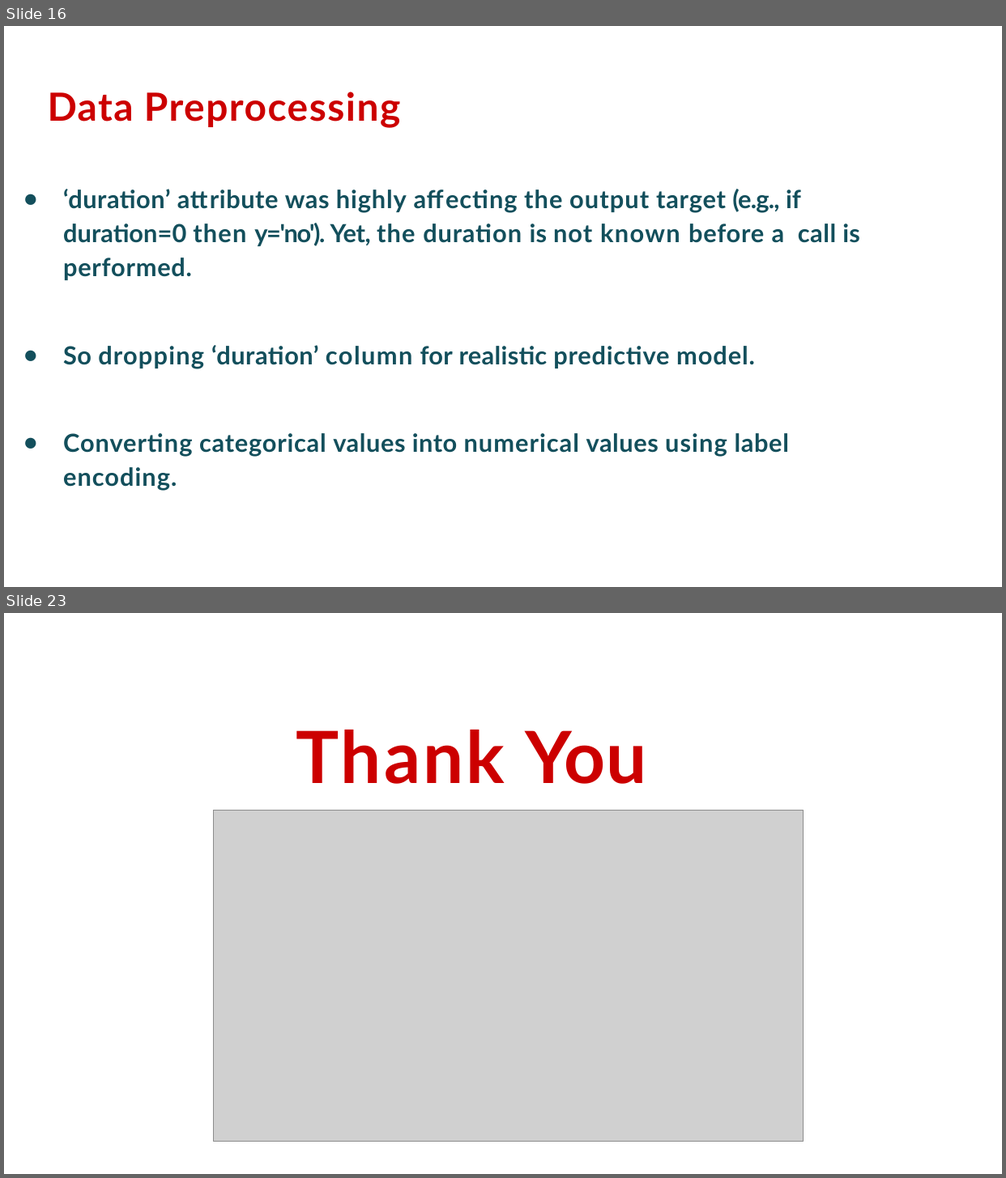
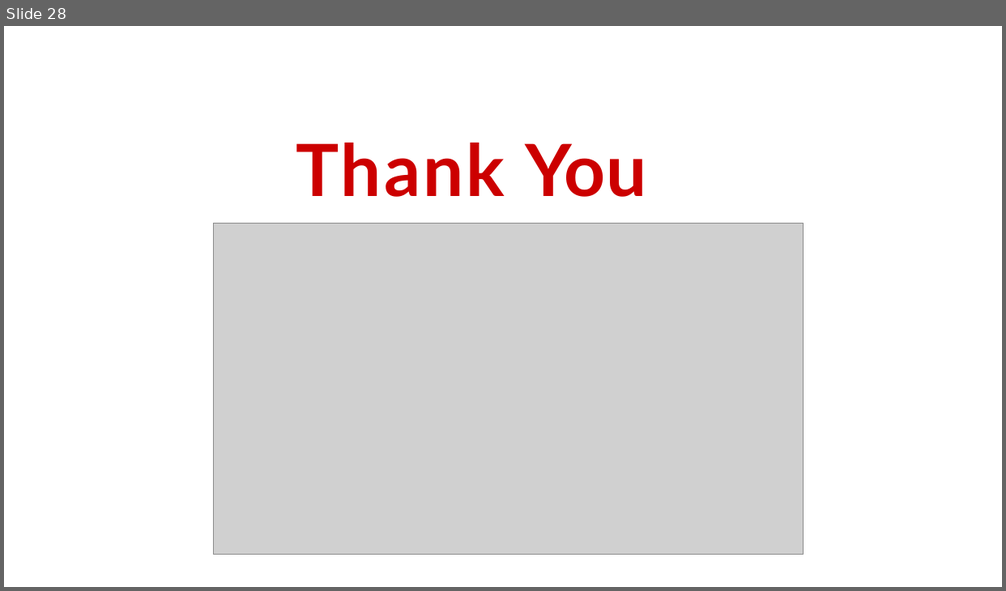
Before and after one commit to AnnayanB/SupervisedML_BankMarketingCampaigns, a slide deck: Presentation-Bank Marketing Effectiveness Prediction.pptx.pptx. Shown one above the other, each under a label of ours: slides 16 and 23 before the commit, slide 28 after it; the slides between them are not shown. The pictures are 1006x1178 and 1006x591 pixels, drawn with LibreOffice and Linux fonts; fonts in the diff are those of the drawing; grey boxes stand for pictures; background and template pictures are left out. Boxes give left, top, right and bottom in pixels: in the first picture for what was removed or moved away, otherwise in the second. Text is boxed around its words. In the diff, an @@ line names an element or a change of style, - is before the commit and + after.

```diff
--- a/Presentation-Bank Marketing Effectiveness Prediction.pptx.pptx
+++ b/Presentation-Bank Marketing Effectiveness Prediction.pptx.pptx
@@ slide 16 removed at box(4, 26, 1002, 587), background #FFFFFF @@
@@ title removed at box(48, 92, 401, 128) @@
-Data Preprocessing
@@ text removed at box(63, 189, 859, 491) @@
-● ‘duration’ attribute was highly affecting the output target (e.g., if duration=0 then y='no'). Yet, the duration is not known before a call is performed.
-● So dropping ‘duration’ column for realistic predictive model.
-● Converting categorical values into numerical values using label encoding.
@@ what was slide 23 is now slide 28 @@
```
Also in this commit, not shown: 18 slides changed, 9 slides added, 3 other slides removed.
